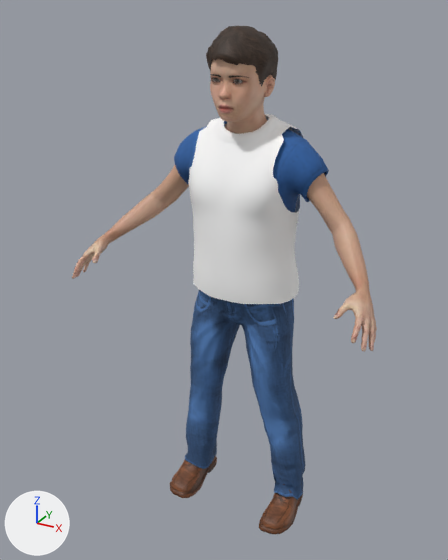
Renders of the glTF model assets/pilot.glb from each side of a commit.
The view is the same before and after, from a camera (50 mm lens) standing at (0.742, -1.497, 1.488) and looking at (-0.036, -0.083, 0.781). Arrows for +X, +Y and +Z are at lower left; the lights stay in place. The picture after the commit comes second. Vertices at exactly the same position are counted once.

Script lines for the objects in view, before the commit:
```python
ob_hair = bpy.data.objects.new('Hair', me_boy11_hair)
ob_hair.location = (0.0, 0.0, 0.0)
ob_jeans = bpy.data.objects.new('Jeans', me_boy11_jeans)
ob_jeans.location = (0.0, 0.0, 0.0)
ob_shoes = bpy.data.objects.new('Shoes', me_boy11_shoes)
ob_shoes.location = (0.0, 0.0, 0.0)
ob_skin = bpy.data.objects.new('Skin', me_boy11_skin)
ob_skin.location = (0.0, 0.0, 0.0)
ob_tshirt = bpy.data.objects.new('Tshirt', me_boy11_tshirt)
ob_tshirt.location = (0.0, 0.0, 0.0)
ob_vest = bpy.data.objects.new('Vest', me_boy11_vest)
ob_vest.location = (0.0, 0.0, 0.0)
```
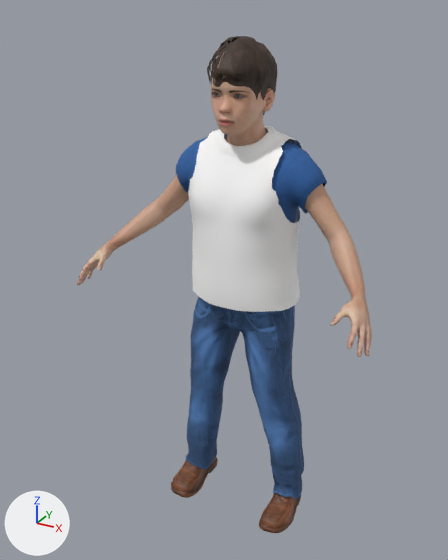
The newer file adds a shape key; the second version is drawn at full value of the shape key 'blink' of 'Eyelash', and the change is written as the vertex moves it makes.

What changed in the scene script:
```text
Add img_hair_short04:
    img_hair_short04 = load_image('hair_short04', '_unpacked/hair_short04', 512, 512, 'sRGB')
Change mat_hair:
    where n5 = _N.new('ShaderNodeTexImage'); n5.name = 'Image Texture'
    n5.image: img_hair_short02 -> img_hair_short04
Change me_boy11_skin:
    used by ob_skin; location = (0.0, 0.0, 0.0)
    remove me_boy11_skin.from_pydata(...)  # 8747 vertices, 17227 faces; spans x -0.443..0.443, y -0.289..0.065, z 0.141..1.434
    add me_boy11_skin.from_pydata(...)  # 8747 vertices, 17227 faces; spans x -0.433..0.433, y -0.282..0.066, z 0.137..1.41
    me_boy11_skin part 1: 8581 of 8747 vertices moved; they spanned x -0.443..0.443, y -0.289..0.042, z 0.757..1.434 and now span x -0.433..0.433, y -0.282..0.042, z 0.735..1.41; mean shift (0.0, 0.003, -0.028); largest move (-0.07, -0.056, 1.286) -> (-0.069, -0.056, 1.25)
    other edits to the shape of me_boy11_skin do not show in these pictures
Change me_boy11_tshirt:
    used by ob_tshirt; location = (0.0, 0.0, 0.0)
    remove me_boy11_tshirt.from_pydata(...)  # 810 vertices, 1528 faces; spans x -0.222..0.222, y -0.142..0.089, z 0.744..1.22
    add me_boy11_tshirt.from_pydata(...)  # 810 vertices, 1528 faces; spans x -0.219..0.219, y -0.143..0.091, z 0.723..1.189
    me_boy11_tshirt part 2: 810 of 810 vertices moved; they spanned x -0.222..0.222, y -0.142..0.089, z 0.744..1.22 and now span x -0.219..0.219, y -0.143..0.091, z 0.723..1.189; mean shift (0.0, 0.001, -0.029)
Change me_boy11_jeans:
    used by ob_jeans; location = (0.0, 0.0, 0.0)
    remove me_boy11_jeans.from_pydata(...)  # 886 vertices, 1712 faces; spans x -0.212..0.216, y -0.116..0.088, z 0.055..0.806
    add me_boy11_jeans.from_pydata(...)  # 886 vertices, 1712 faces; spans x -0.208..0.213, y -0.117..0.09, z 0.053..0.783
    me_boy11_jeans part 3: 886 of 886 vertices moved; they spanned x -0.212..0.216, y -0.116..0.088, z 0.055..0.806 and now span x -0.208..0.213, y -0.117..0.09, z 0.053..0.783; mean shift (0.0, 0.0, -0.013)
Change me_boy11_hair:
    used by ob_hair; location = (0.0, 0.0, 0.0)
    remove me_boy11_hair.from_pydata(...)  # 1755 vertices, 3344 faces; spans x -0.089..0.082, y -0.16..0.045, z 1.258..1.448
    add me_boy11_hair.from_pydata(...)  # 1755 vertices, 3344 faces; spans x -0.087..0.081, y -0.158..0.044, z 1.225..1.424
    me_boy11_hair part 4: 1755 of 1755 vertices moved; they spanned x -0.089..0.082, y -0.16..0.045, z 1.258..1.448 and now span x -0.087..0.081, y -0.158..0.044, z 1.225..1.424; mean shift (0.0, 0.001, -0.032)
Change me_boy11_vest:
    used by ob_vest; location = (0.0, 0.0, 0.0)
    remove me_boy11_vest.from_pydata(...)  # 638 vertices, 1120 faces; spans x -0.159..0.159, y -0.154..0.1, z 0.746..1.231
    add me_boy11_vest.from_pydata(...)  # 636 vertices, 1116 faces; spans x -0.162..0.162, y -0.155..0.102, z 0.725..1.2
    me_boy11_vest part 5: 638 vertices removed from x -0.159..0.159, y -0.154..0.1, z 0.746..1.231; 636 vertices added at x -0.162..0.162, y -0.155..0.102, z 0.725..1.2
```

What differs and where, as boxes [x1, y1, x2, y2] in the pictures (448 x 560 px):
'Vest', reshaped
    before: [188, 114, 303, 304]
    after: [188, 126, 302, 312]
'Jeans', reshaped
    before: [185, 290, 306, 500]
    after: [186, 296, 304, 500]
'Skin', reshaped
    before: [72, 58, 377, 351]
    after: [77, 51, 372, 357]
'Tshirt', reshaped
    before: [174, 118, 329, 212]
    after: [176, 130, 327, 223]
'Hair', surface changed, reshaped
    before: [206, 26, 278, 87]
    after: [207, 36, 277, 115]
